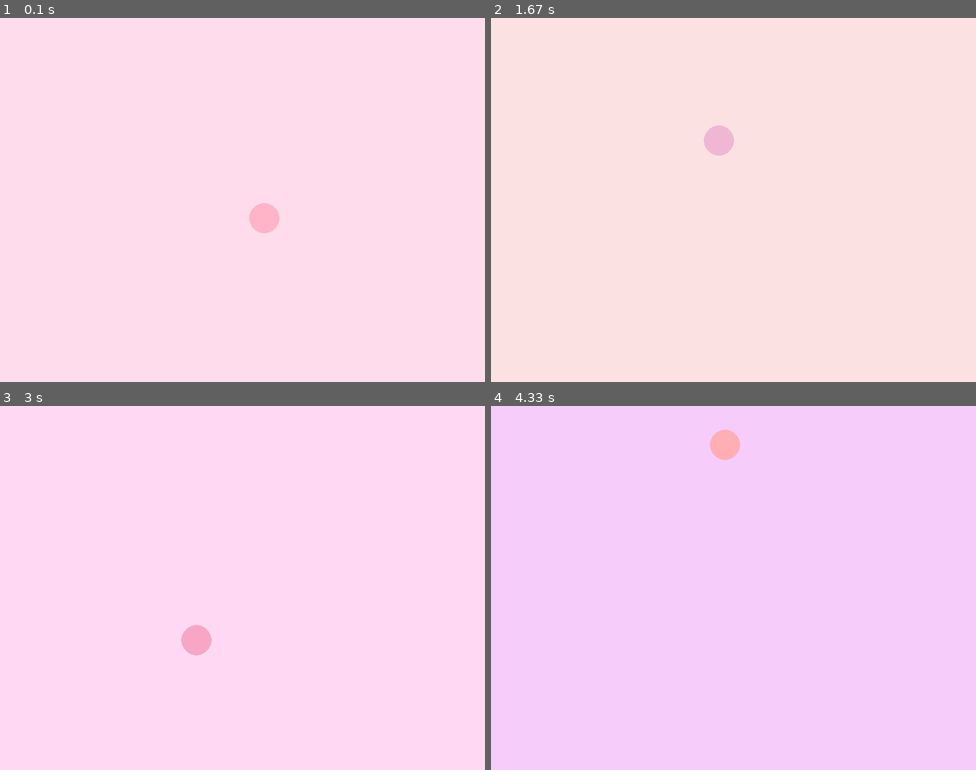
Above: before the commit, frames 1-4 (two rows, left to right).
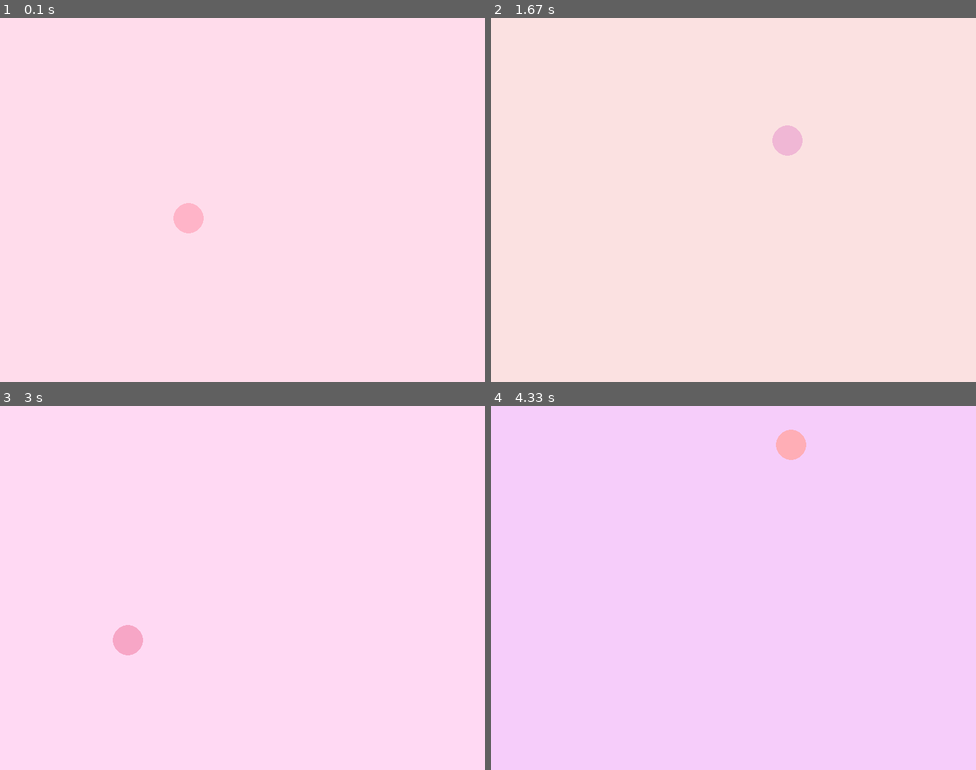
Above: after the commit, the same moments.

Repository: camilanicolemm-prog/pygame
Game: pygame game, started from main.py
The game is run twice, just before and just after one commit, with the same random seed, the same clock (stepped at 60 frames per second) and the same inputs.
Inputs:
- Up to frame 1 (0.1 s): no input
- Up to frame 2 (1.67 s): hold Up 0.33-0.8 s; hold Down 0.83-1.13 s; tap Space at 0.9, 1.23, 1.63 s; hold Up 1.17-1.53 s; hold Down from 1.57 s (still down)
- Up to frame 3 (3 s): release Down at 1.93 s; hold Up 1.97-2.27 s; tap Space at 2.03, 2.37, 2.7 s; hold Down 2.3-2.6 s; hold Up from 2.63 s (still down)
- Up to frame 4 (4.33 s): release Up at 3 s; hold Down 3.03-3.4 s; tap Space at 3.1, 3.5, 3.83, 4.17 s; hold Up 3.43-3.73 s; hold Up 3.77-4.07 s; hold Up from 4.1 s (still down)

The runs differ from the first frame. In frame 1, 0.8% of the frame differs, in the area x 35-58%, y 50-60%; in frame 2, 0.8%; in frame 3, 0.8%; in frame 4, 0.8%.

Commit message:
Primer commit

Diff:
--- a/main.py
+++ b/main.py
@@ -1,6 +1,6 @@
 import pygame
 import random
-
+#eto e pa ver que tan grande queremos la pantalla
 pygame.init()
 ANCHO, ALTO = 800, 600
 pantalla = pygame.display.set_mode((ANCHO, ALTO))
@@ -10,30 +10,28 @@
 FPS = 60
 
 tam = 50
-pelota = pygame.Rect(ANCHO//2 - tam//2, ALTO//2 - tam//2, tam,tam)
+pelota = pygame.Rect(ANCHO//3 - tam//3, ALTO//2 - tam//2, tam,tam)
 vx, vy = 6,5
-
+#eto e pa la pelotita
 color_pelota = (255, 180, 200)
 color_fondo = (255, 220, 235)
 
-rebote_snd = None
-try:
-    pygame.mixer.init()
-    rebote_snd = pygame.mixer.Sound("bounce.wav")
-except Exception:
-    rebote_snd = None
+
+pygame.mixer.init()
+rebote_snd = pygame.mixer.Sound("mixkit-game-ball-tap-2073.wav")
+
 
 def tocar_rebote():
-    if rebote_snd:
-        rebote_snd.play()
+    """Reproduce el sonido del rebote"""
+    rebote_snd.play()
 
-
+  #aca decido el color de todo, e rosita
 def color_aleatorio_fondo():
     """genera colores claros rositas para el fondo"""
     return (random.randint(240, 255), random.randint(200, 230), random.randint(220, 250))
 
 def color_aleatorio_pelota():
-    """genera colores brillantes rositas para la pelota"""
+    """genera colores brillantes y rositas para la pelota"""
     return (random.randint(240, 255), random.randint(150, 200), random.randint(180, 230))
 
 ejecutando = True
@@ -58,7 +56,7 @@
     reboto = False
     if pelota.left <= 0 or pelota.right >= ANCHO:
         vx = -vx
-        reboto =True
+        reboto = True
     if pelota.top <= 0 or pelota.bottom >= ALTO:
         vy = -vy
         reboto = True
Not shown, added: mixkit-game-ball-tap-2073.wav
